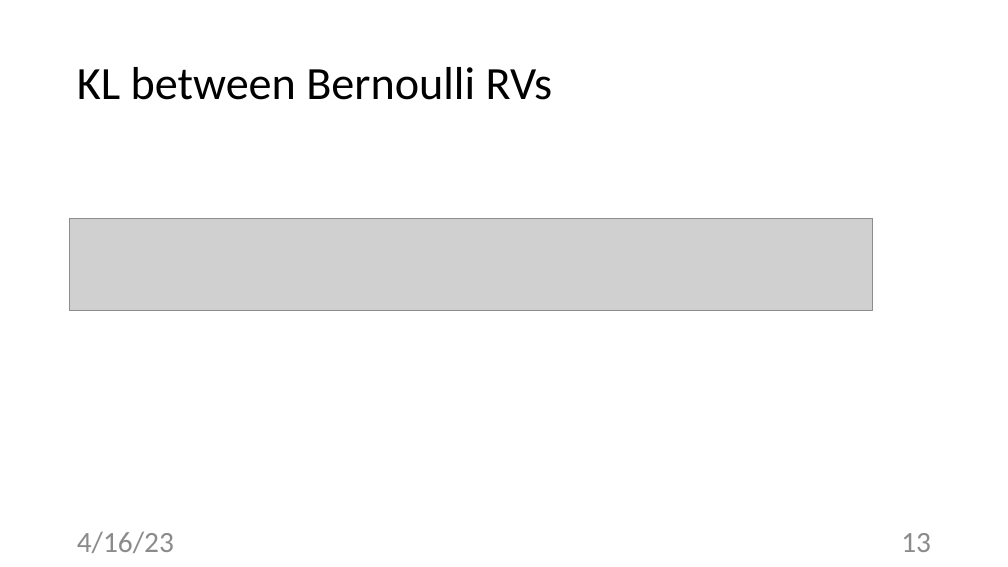
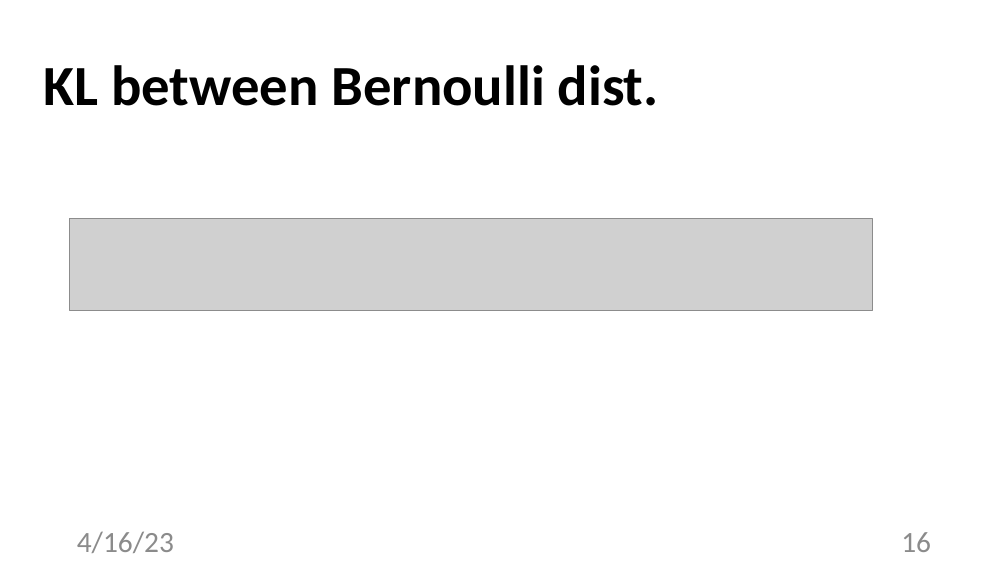
Before and after one commit to alexjungaalto/FederatedLearning, a slide deck: slide 16 of slides/CS-E4740_GraphLearning.pptx (slide 13 before the commit). Drawn at 1008x567 pixels with LibreOffice and Linux fonts; fonts in the diff are those of the drawing; grey boxes stand for pictures. Boxes give left, top, right and bottom in pixels: in the first picture for what was removed or moved away, otherwise in the second. Text is boxed around its words. In the diff, an @@ line names an element or a change of style, - is before the commit and + after.

```diff
--- a/slides/CS-E4740_GraphLearning.pptx
+++ b/slides/CS-E4740_GraphLearning.pptx
@@ title at [44, 65, 659, 106]: text changed; size 44 to 54 pt; bold on @@
-KL between Bernoulli RVs
+KL between Bernoulli dist.
@@ page number at [901, 532, 931, 552]: text changed @@
-13
+16
```
Also in this commit, not shown: 3 other slides changed, 9 slides added, 1 slide removed, 3 other files.
